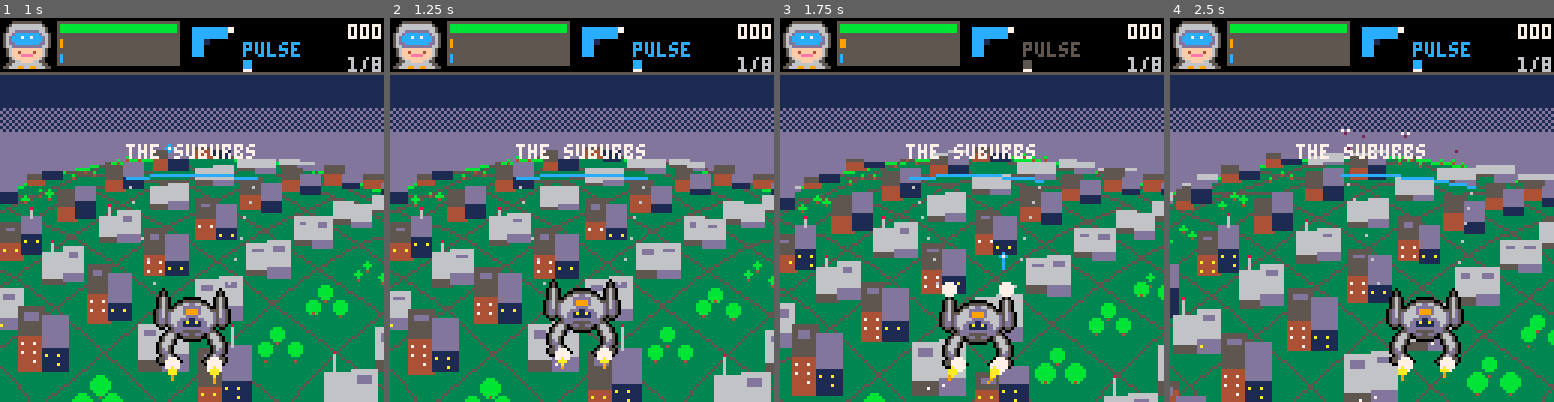
Above: before the commit, frames 1-4 (left to right).
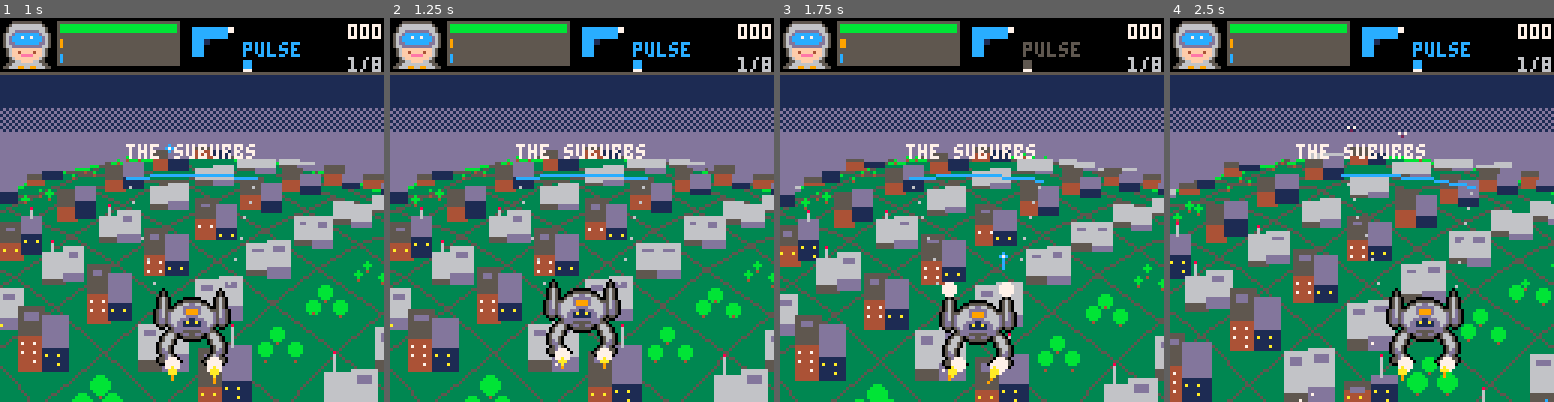
Above: after the commit, the same moments.

Repository: drachis/carts
Game: PICO-8 cartridge proj/hivefall/hivefall.p8
The game is run twice, just before and just after one commit, with the same random seed, the same clock (stepped at 60 frames per second) and the same inputs.
Inputs:
- Up to frame 1 (1 s): tap X (X key) at 0.33 s; tap O (Z key) at 0.7 s
- Up to frame 2 (1.25 s): tap X (X key) at 1.07 s
- Up to frame 3 (1.75 s): hold Right from 1.6 s (still down); tap O (Z key) at 1.7 s
- Up to frame 4 (2.5 s): tap X (X key) at 1.85 s; release Right at 2.1 s; tap O (Z key) at 2.1 s; hold Up 2.15-2.42 s; hold Right from 2.47 s (still down)

Frame 1 is identical in both runs. In frame 2, 3.4% of the frame differs, in the area x 0-100%, y 36-100%; in frame 3, 25%; in frame 4, 46%, in the area x 0-100%, y 28-100%.

Commit message:
hivefall: foes and the city move as one world; the ground rolls at the mech's advance and foes walk over it (6146 tokens?)
Boot, weapon and pacing tests passed in one run each, no crashes.

Co-Authored-By: Claude Opus 5.5 <noreply@anthropic.com>

Diff:
--- a/proj/hivefall/data.lua
+++ b/proj/hivefall/data.lua
@@ -39,8 +39,8 @@
 crest_y=46
 globe=175
 crest_hop=20
-scroll_speed=0.012
-drop_speed=0.015
+scroll_speed=0.005
+drop_speed=0.01
 chill_frames=240
 vent_delay=12
 vent_rate=1.5
--- a/proj/hivefall/foes.lua
+++ b/proj/hivefall/foes.lua
@@ -52,7 +52,9 @@
 
 function update_foes()
  for foe in all(foes) do
-  foe.z=max(foe.z-foe.speed-boost,foe.halt)
+  -- the ground carries it toward the mech; its own walk is what its
+  -- speed has over the ground's
+  foe.z=max(foe.z-scroll_rate-max(foe.speed-scroll_speed),foe.halt)
   foe.flash-=1
   foe.age+=1
   if foe.z<3 and foe.track==1 then
@@ -177,7 +179,7 @@
 
 function update_drops()
  for drop in all(drops) do
-  drop.z-=drop_speed+boost
+  drop.z-=scroll_rate+drop_speed
   if drop.z<=1 then
    del(drops,drop)
    if abs(drop.x-player.x)<16 then collect(drop) end
--- a/proj/hivefall/world.lua
+++ b/proj/hivefall/world.lua
@@ -231,11 +231,18 @@
  if shake<0.3 then shake=0 end
  grid_flash=max(grid_flash-1)
  city_flash=max(city_flash-1)
- -- the city rolls while there is something to advance on, faster under
- -- boost, and eases to a stop when the hill is clear
+ -- scroll_rate is how fast the mech is advancing, in depth per frame. the
+ -- city rolls under it at that rate and every foe closes at that rate
+ -- plus its own walk (see update_foes), so nothing slides on the ground.
+ -- the mech advances while there is something to advance on, faster under
+ -- boost; it holds its ground when the district is clear, and while the
+ -- boss stands at its halt line, so the boss's feet stay planted.
  local rate=0
  if state=="play" then
-  rate=(#foes>0 and scroll_speed or 0)+boost*4
+  rate=boost
+  if #foes>0 and not (boss and boss.hp>0 and boss.z<=boss.halt) then
+   rate+=scroll_speed
+  end
  end
  scroll_rate+=(rate-scroll_rate)*0.05
  travel=(travel+scroll_rate)%5
Not shown, changed: proj/hivefall/DESIGN.md
